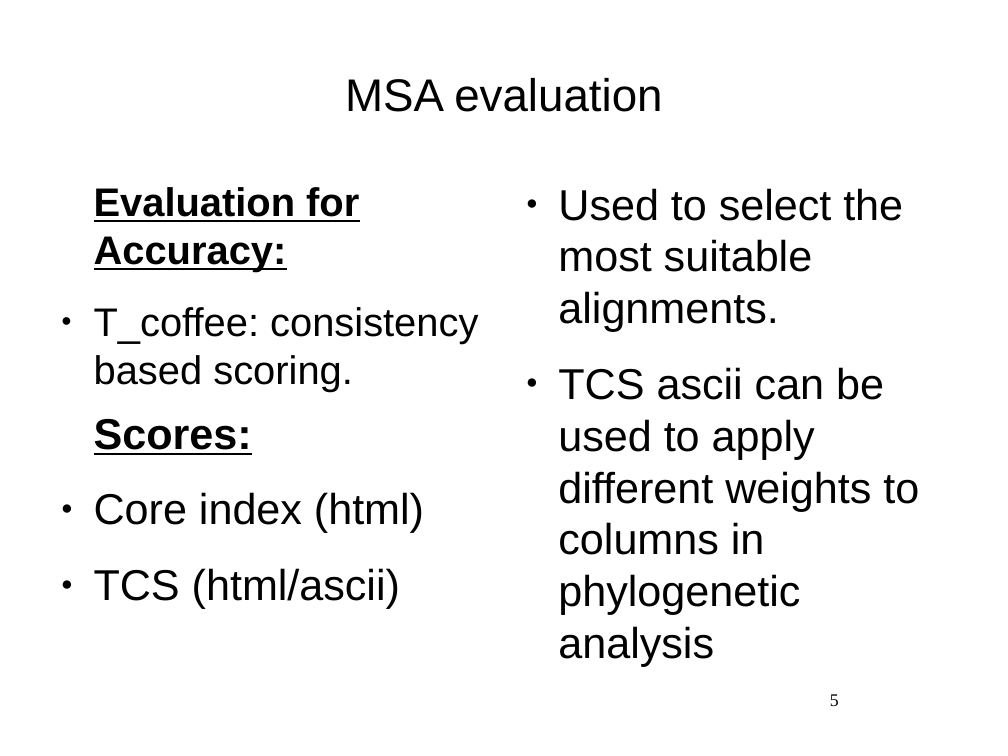
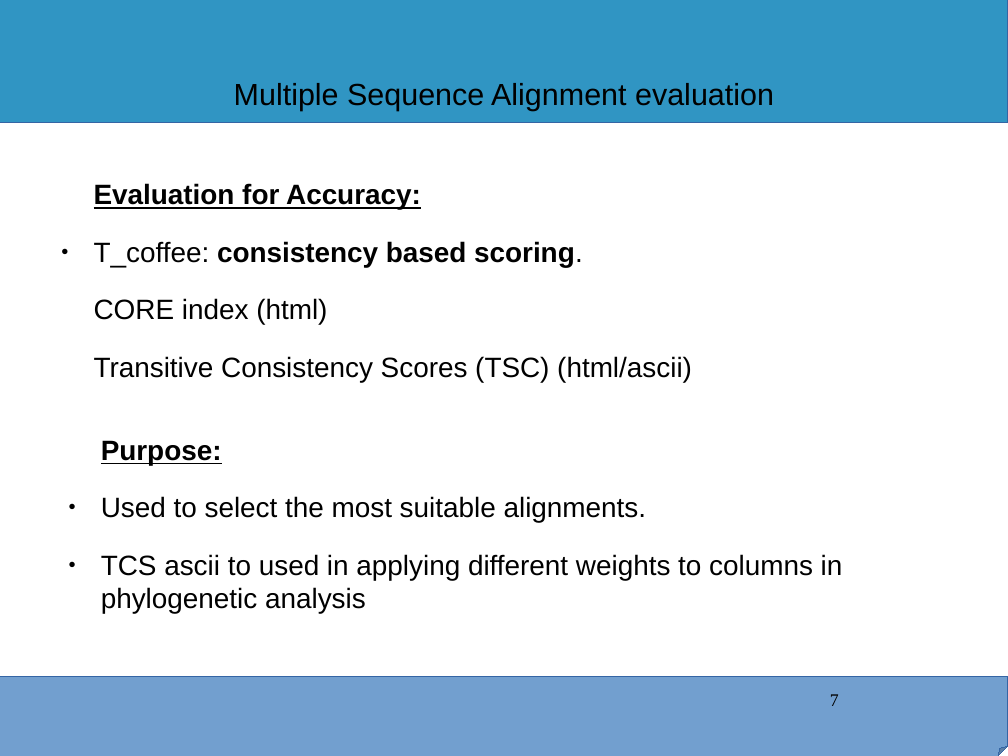
Before and after one commit to kibet-gilbert/co1_metaanalysis, a slide deck: slide 7 of icipe_progress_report.odp (slide 5 before the commit). Drawn at 1008x756 pixels with LibreOffice and Linux fonts; fonts in the diff are those of the drawing; background and template pictures are left out. Boxes give left, top, right and bottom in pixels: in the first picture for what was removed or moved away, otherwise in the second. Text is boxed around its words. In the diff, an @@ line names an element or a change of style, - is before the commit and + after.

```diff
--- a/icipe_progress_report.odp
+++ b/icipe_progress_report.odp
@@ rectangle added at box(0, 0, 1008, 123), fill #3095C3, outline #3465A4 0 pt @@
@@ title at box(234, 83, 774, 111): text changed; size 36 to 24 pt @@
-MSA evaluation
+Multiple Sequence Alignment evaluation
@@ text at box(94, 183, 583, 267): size 31.4 to 22 pt in "Evaluation for Accuracy:", "T_coffee: consistency based scoring."; bold on in "consistency based scoring." @@
@@ text at box(94, 298, 692, 382): paragraphs added @@
+CORE index (html)
+Transitive Consistency Scores (TSC) (html/ascii)
@@ text removed at box(94, 419, 424, 609) @@
-Scores:
-● Core index (html)
-● TCS (html/ascii)
@@ text "Purpose:": place and size @@
-text "Purpose:" at box(558, 188, 919, 615)
+text "Purpose:" at box(101, 440, 843, 614)
@@ text at box(101, 440, 222, 465): paragraph added @@
+Purpose:
@@ text at box(101, 496, 647, 523): size 34 to 22 pt in "Used to select the most suitable alignments." @@
@@ text at box(101, 554, 843, 614): text changed; size 34 to 22 pt @@
-● TCS ascii can be used to apply different weights to columns in phylogenetic analysis
+● TCS ascii to used in applying different weights to columns in phylogenetic analysis
@@ folded corner added at box(0, 677, 1008, 756), fill #729FCF, outline #3465A4 0 pt @@
@@ page number at box(830, 694, 839, 706): text changed @@
-5
+7
```
Also in this commit, not shown: 5 other slides changed, 5 slides added, 2 slides removed, 3 other files.
